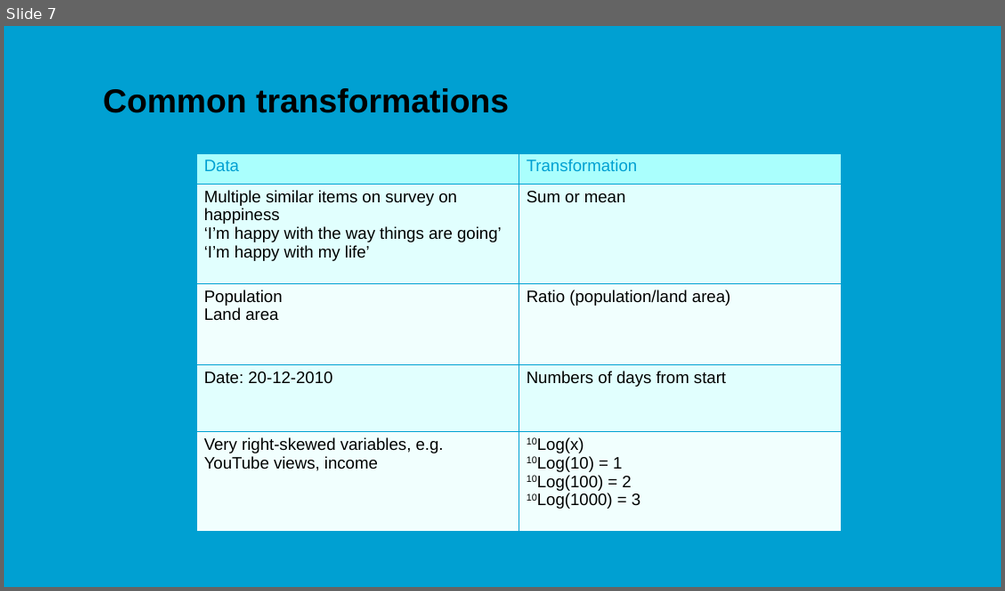
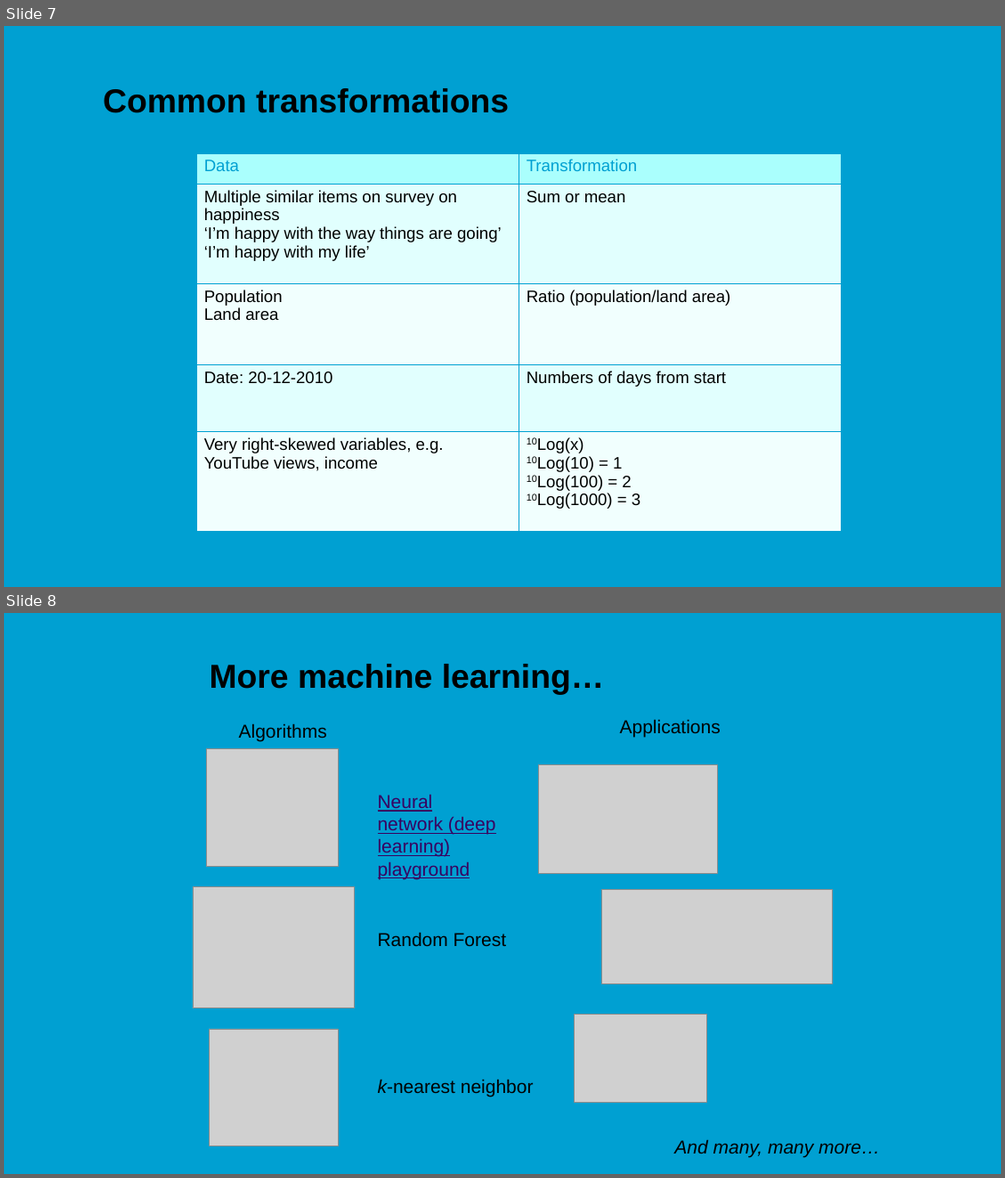
Before and after one commit to jonasmoons/data-driven-learning, a slide deck: slides/slides left out.pptx. Shown one above the other, each under a label of ours: slide 7 before the commit, slides 7 and 8 after it. The pictures are 1005x591 and 1005x1178 pixels, drawn with LibreOffice and Linux fonts; fonts in the diff are those of the drawing; grey boxes stand for pictures; background and template pictures are left out. Boxes give left, top, right and bottom in pixels: in the first picture for what was removed or moved away, otherwise in the second. Text is boxed around its words. In the diff, an @@ line names an element or a change of style, - is before the commit and + after.

```diff
--- a/slides/slides left out.pptx
+++ b/slides/slides left out.pptx
@@ slide 8 added at (4, 613, 1001, 1174), background picture (left out) @@
@@ title added at (210, 664, 604, 695), 32 pt, text #000000, bold @@
+More machine learning…
@@ text added at (620, 719, 720, 738), 18 pt, text #000000 @@
+Applications
@@ text added at (239, 723, 327, 741), 18 pt, text #000000 @@
+Algorithms
@@ picture added at (206, 748, 338, 866) @@
@@ picture added at (539, 765, 718, 873) @@
@@ text added at (378, 795, 496, 879), 18 pt, text #380060, underline @@
+Neural network (deep learning)
+playground
@@ picture added at (193, 887, 354, 1008) @@
@@ picture added at (601, 890, 833, 984) @@
@@ text added at (378, 932, 506, 946), 18 pt, text #000000 @@
+Random Forest
@@ picture added at (209, 1029, 339, 1145) @@
@@ picture added at (574, 1013, 706, 1102) @@
@@ text added at (378, 1078, 534, 1097), 18 pt, text #000000 @@
+k-nearest neighbor
@@ text added at (674, 1140, 880, 1158), 18 pt, text #000000, italic @@
+And many, many more…
```
Also in this commit, not shown: 1 other slide added, 6 other files.
